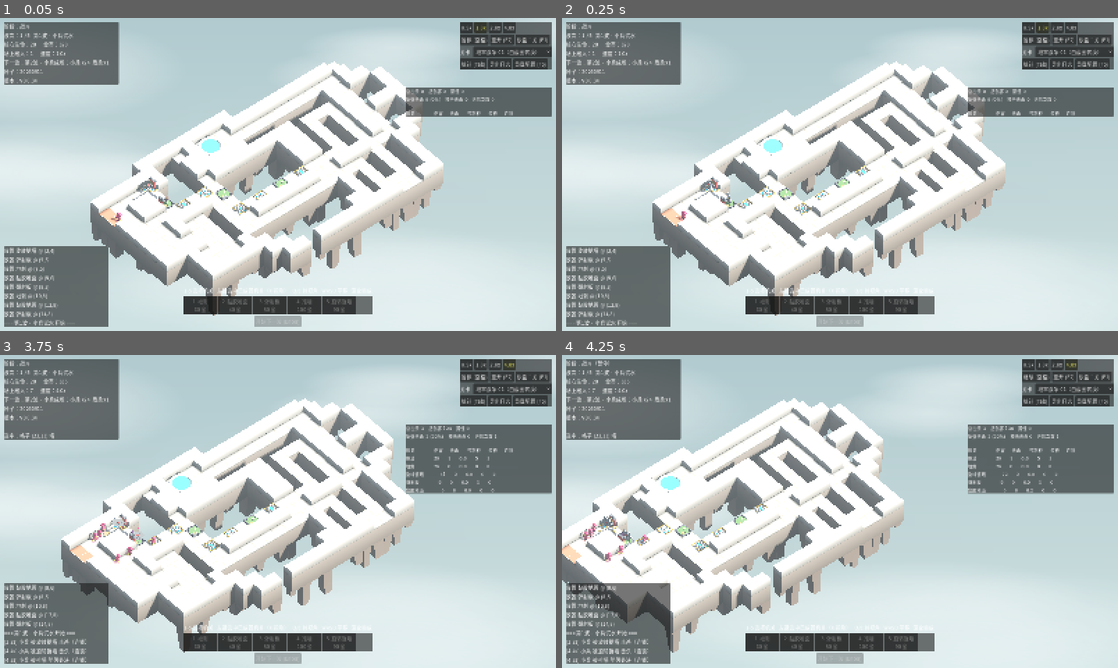
Above: before the commit, frames 1-4 (two rows, left to right).
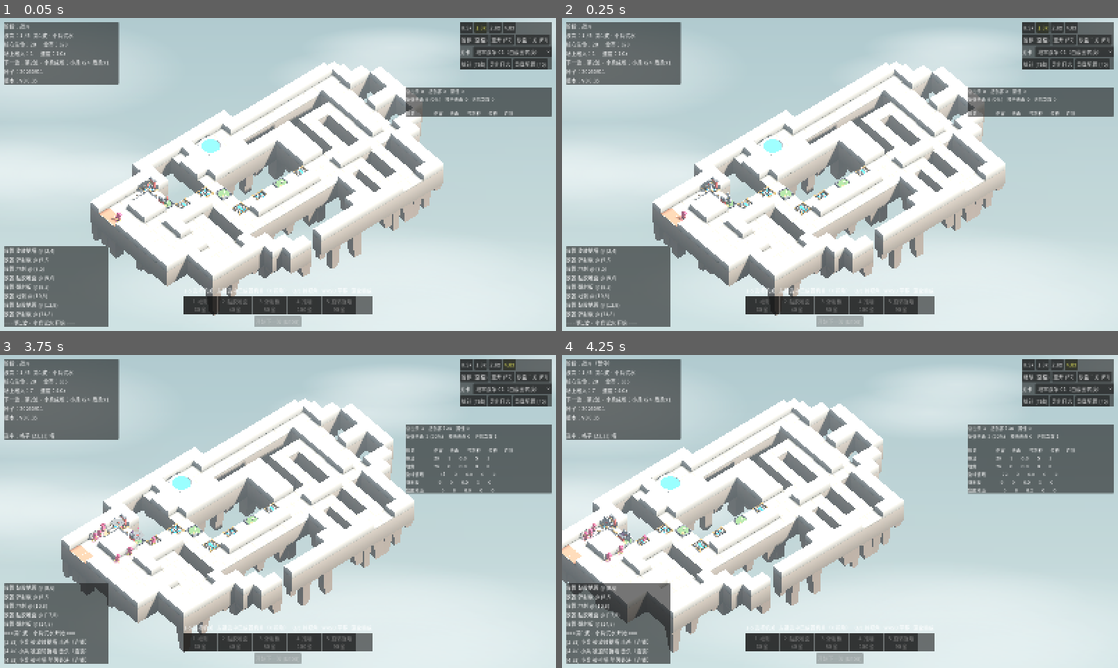
Above: after the commit, the same moments.

Repository: Autinhorse/HumanMustDie
Game: Godot game, scene res://tests/demo.tscn
The game is run twice, just before and just after one commit, with the same random seed, the same clock (stepped at 60 frames per second) and the same inputs. This scene is started directly instead of the project's main scene.
Inputs (mouse positions are in pixels of both pictures, inside the frame that each line leads up to):
- Up to frame 1 (0.05 s): no input
- Up to frame 2 (0.25 s): no input
- Up to frame 3 (3.75 s): click "0.5x" at 0.5 s; click "1.0x" at 1.25 s; click "2.0x" at 2 s; click "4.0x" at 2.75 s; tap Enter at 3.5 s; move the mouse to (400, 495) at 3.52 s; hold D from 3.53 s (still down); tap R at 3.6 s; click (400, 495) at 3.67 s
- Up to frame 4 (4.25 s): keep holding D; tap Space at 3.77 s

The runs differ from the first frame. In frame 1, 0.1% of the frame differs, in the area x 6-55%, y 20-64%; in frame 2, 0.1%; in frame 3, 0.1%; in frame 4, 0.1%.

Commit message:
v0.0.35 面板对着设计图重新校色：贴图色必须按上屏值反推
把游戏截图和设计图同一块板的亮度分位数并排量出来，差距在哪一目了然：

           2%      10%     中位
  设计图   0.315   0.479   0.823
  改前     0.475   0.557   0.914      <- 暗部完全没暗下去
  改后     0.299   0.586   0.899

**根因**：贴图色不等于屏幕上的颜色。场景环境光很亮，实测
屏幕值 ≈ 0.31 + 0.71 × 贴图色，存在一个 0.31 的亮度地板。
按设计图吸色得到的槽色 0.23 填进去，上屏是 0.475，一点都不暗 ——
之前三轮一直在调形状，方向就错了。现在 COLORS 里写的是反推出来的贴图色。

还发现 SSAO 的 radius 是 1.0 米，而槽深只有 0.12 米，根本压不暗；
槽的深色只能自己烘进材质，槽壁还得单独贴一圈暗色内衬（Liner），
否则槽壁就是浅灰内板本身，只有槽底暗，深度读不出来。

其余按设计图补的：
- 金框和内板之间加一圈暗凹槽线 —— 设计图靠这条线分层，少了它从白到浅灰
  连成一片
- 四角铆钉加大（0.052 -> 0.074），设计图里是很显眼的八角螺栓
- 弹簧板弹出侧的结构加粗：深槽 + 更亮的发光条 + 两端大螺栓
- 箭头加大到接近占满板面
- 尖刺锥体收窄到槽宽的 0.60，之前 0.82 把槽底的深色全盖住了，看上去就是
  四块平的青色方片
- 板边金线和叶片改成一级就有（设计图里一级已经有了）

tests/demo.gd 加 --build：停在建造阶段截图，也就是玩家放机关时看到的样子，
并打印每个机关有没有真的挂上模型。

docs 补"配色必须按上屏值反推"一节。测试 T0-T7 全绿。

Co-Authored-By: Claude Opus 5 (1M context) <noreply@anthropic.com>
Claude-Session: https://claude.ai/code/session_01VCzWxNk1LcyQr5pasXVQW6

Diff:
--- a/project.godot
+++ b/project.godot
@@ -12,7 +12,7 @@
 
 config/name="HumanMustDie - Prototype A"
 config/description="机关塔防灰盒原型：固定走廊 + 5 种机关 + 小/中/重三类物理敌人"
-config/version="0.0.34"
+config/version="0.0.35"
 run/main_scene="res://scenes/main.tscn"
 config/features=PackedStringArray("4.7", "Forward Plus")
 
--- a/tests/demo.gd
+++ b/tests/demo.gd
@@ -16,6 +16,14 @@
 		_auto_place(g)
 		g.gold = Cfg.int_at("economy.start_gold", 320)
 		m.hud.toggle_stats()
+		# --build：停在建造阶段，也就是玩家放机关时看到的样子
+		if "--build" in OS.get_cmdline_user_args():
+			for t in g._trap_root.get_children():
+				print("TRAP %s cell=%s pos=%s view=%s" % [
+					t.id, str(t.cell), str(t.position),
+					"有" if t.view != null else "无（退回色块）"])
+			await _maybe_screenshot()
+			return
 		if not _spawn_override(g):
 			g.start_wave()
 		await _maybe_screenshot()
Binary file changed: assets/models/board_push_1.glb
Binary file changed: assets/models/board_push_2.glb
Binary file changed: assets/models/board_push_3.glb
Binary file changed: assets/models/board_spikes_1.glb
Binary file changed: assets/models/board_spikes_2.glb
Binary file changed: assets/models/board_spikes_3.glb
Binary file changed: assets/models/board_spring_1.glb
Binary file changed: assets/models/board_spring_2.glb
Binary file changed: assets/models/board_spring_3.glb
Not shown, changed: docs/原型A_运行与实现说明.md
Not shown, changed: tools/blender/build_boards.py
